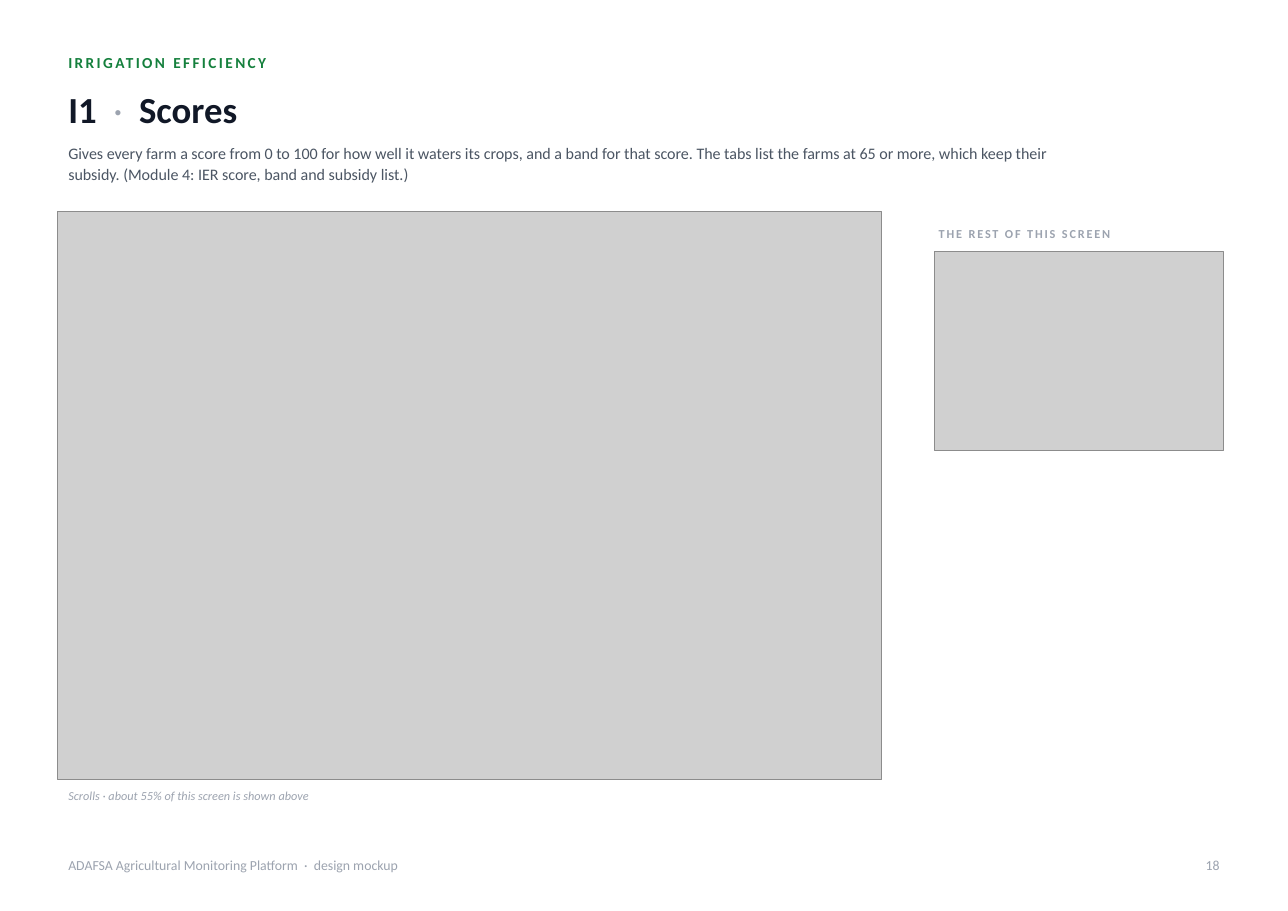
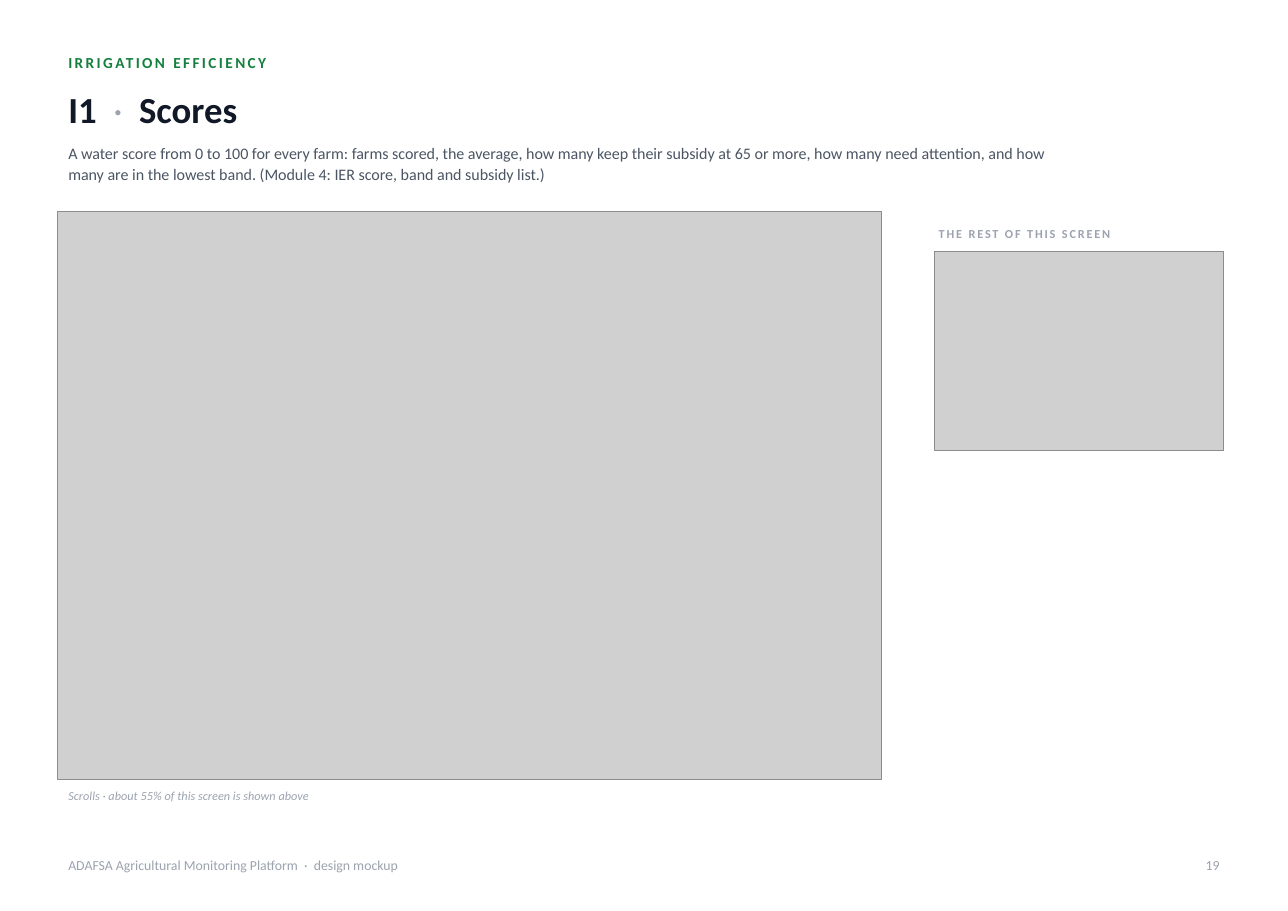
Before and after one commit to romainbigare/adafsa-mockup, a slide deck: slide 19 of docs/ADAFSA_Platform_Screens.pptx (slide 18 before the commit). Drawn at 1288x911 pixels with LibreOffice and Linux fonts; fonts in the diff are those of the drawing; grey boxes stand for pictures. Boxes give left, top, right and bottom in pixels: in the first picture for what was removed or moved away, otherwise in the second. Text is boxed around its words. In the diff, an @@ line names an element or a change of style, - is before the commit and + after.

```diff
--- a/docs/ADAFSA_Platform_Screens.pptx
+++ b/docs/ADAFSA_Platform_Screens.pptx
@@ text at <box>68,148,1044,183</box>: text changed @@
-Gives every farm a score from 0 to 100 for how well it waters its crops, and a band for that score. The tabs list the farms at 65 or more, which keep their subsidy. (Module 4: IER score, band and subsidy list.)
+A water score from 0 to 100 for every farm: farms scored, the average, how many keep their subsidy at 65 or more, how many need attention, and how many are in the lowest band. (Module 4: IER score, band and subsidy list.)
```
Also in this commit, not shown: 30 other slides changed, 1 slide added, 2 other files.
